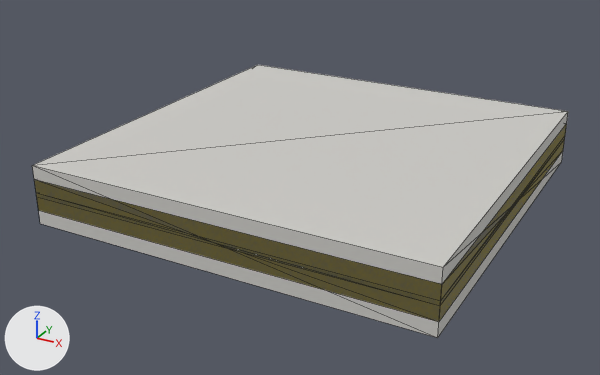
The glTF model public/models/authoring/roof-basic-flat.glb, before and after one commit.
Before and after are seen from a 50 mm lens placed at (0.905, -1.768, 0.802), pointed at (-0.032, -0.065, -0.049). The axes (+X, +Y, +Z) are drawn at lower left. The lights are the same throughout. The picture after the commit comes second. Mesh edges are drawn as thin lines. Where no turn or scale is listed for an object, it has been applied to the vertices. Vertices at exactly the same position are counted once.

Objects in the first picture: 'Membrane.001', 'Structure.004', 'Thermal'.
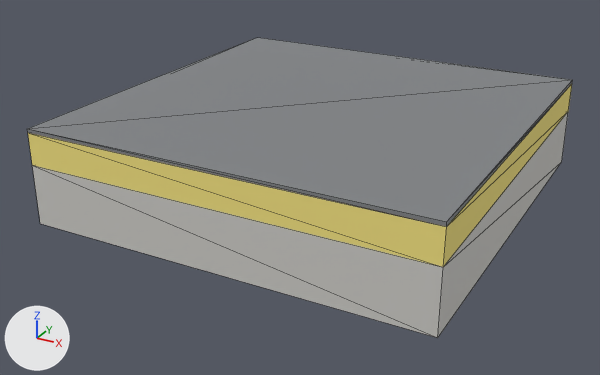
The newer file is also turned or shifted as a whole; pictures and numbers use the older file's frame.

What differs and where, as boxes (x1, y1, x2, y2) in the pictures (600 x 375 px):
'Membrane.001', moved
    before: (36, 137, 565, 305)
    after: (27, 38, 573, 227)
'Thermal', moved
    before: (34, 125, 566, 322)
    after: (28, 84, 572, 267)
'Structure.004', unchanged, covered by the edit
    before: (32, 65, 568, 338)
    after: (32, 112, 568, 338)

What changed in the scene script:
```text
Change me_membrane_003:
    used by ob_membrane_001; location = (0.0, 0.0, 0.0)
    remove me_membrane_003.from_pydata(...)  # 8 vertices, 12 faces; spans x -0.5..0.5, y -0.5..0.5, z -0.005..0.005
    add me_membrane_003.from_pydata(...)  # 8 vertices, 12 faces; spans x -0.5..0.5, y -0.5..0.5, z 0.155..0.165
    me_membrane_003 part 1: the whole mesh is moved by (0.0, 0.0, 0.16)
Change me_thermal_001:
    used by ob_thermal; location = (0.0, 0.0, 0.0)
    remove me_thermal_001.from_pydata(...)  # 8 vertices, 12 faces; spans x -0.5..0.5, y -0.5..0.5, z -0.04..0.04
    add me_thermal_001.from_pydata(...)  # 8 vertices, 12 faces; spans x -0.5..0.5, y -0.5..0.5, z 0.075..0.155
    me_thermal_001 part 2: the whole mesh is moved by (0.0, 0.0, 0.115)
```
